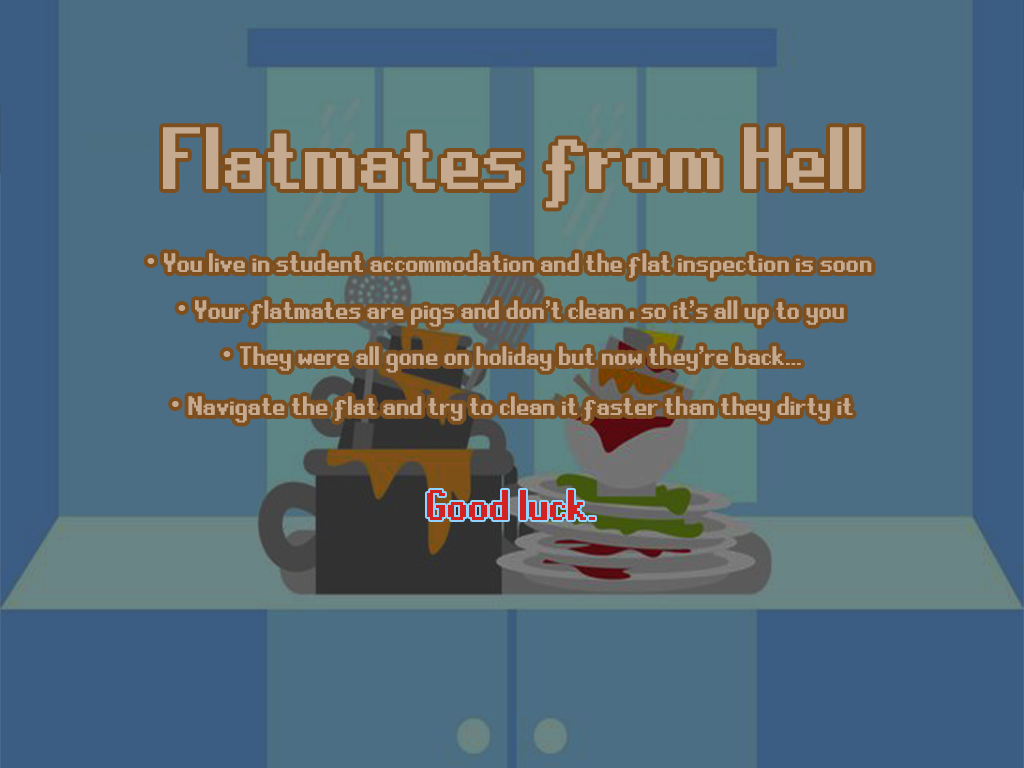
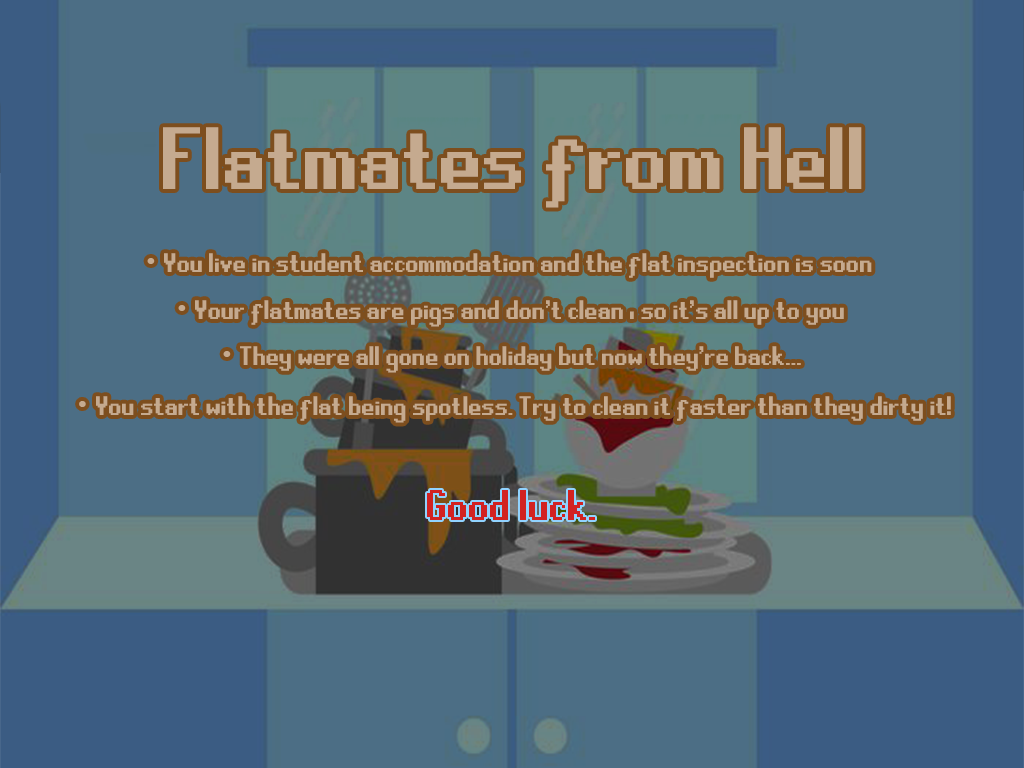
Before/after of a 1024 × 768 layered artwork. What changed in the layer stack:
renamed "• Navigate the flat and try to clean it faster than they dirty" to "• You start with the flat being spotless. Try to clean it faste", painted on it over [79, 396, 951, 423]
